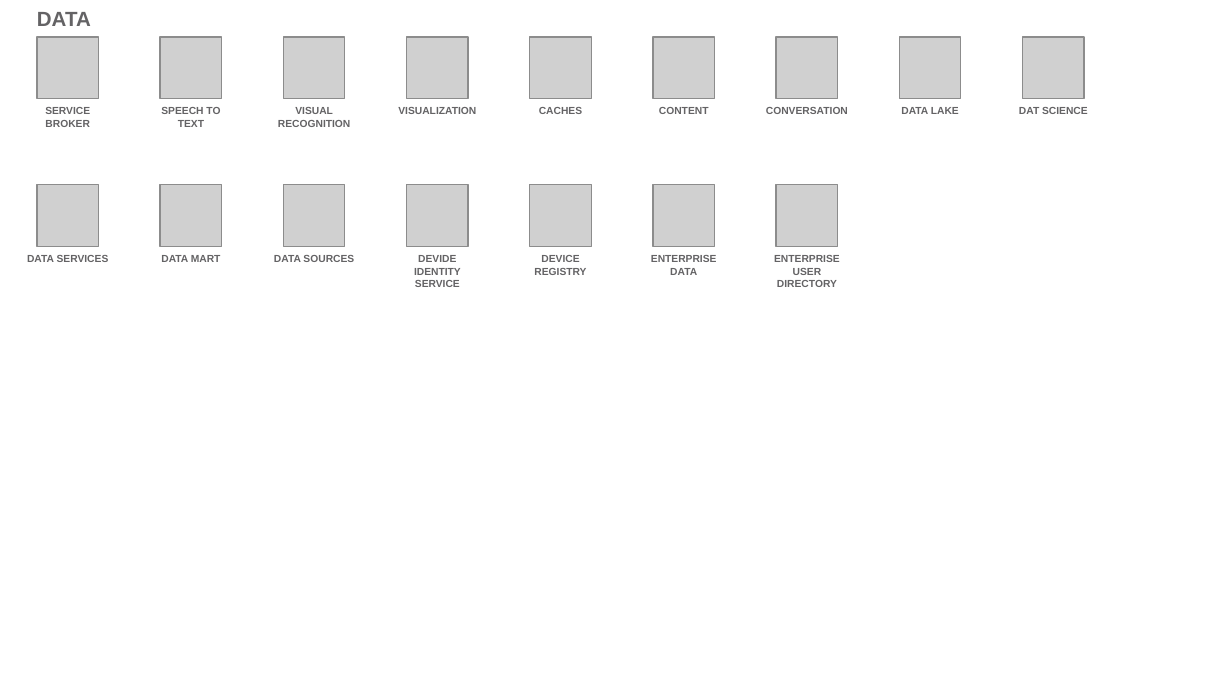
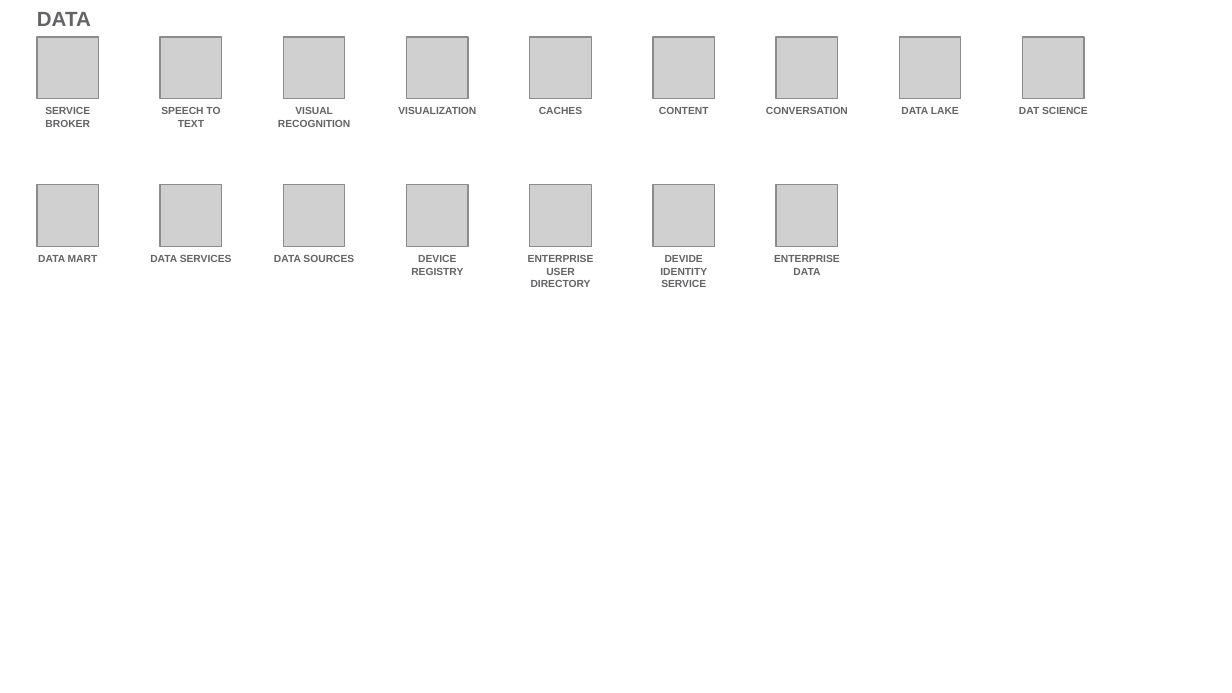
Before and after one commit to l2fprod/myarchitecture, a slide deck: slide 15 of mycatalog-architecture-diagram-template.pptx. Drawn at 1232x693 pixels with LibreOffice and Linux fonts; fonts in the diff are those of the drawing; grey boxes stand for pictures. Boxes give left, top, right and bottom in pixels: in the first picture for what was removed or moved away, otherwise in the second. Text is boxed around its words. In the diff, an @@ line names an element or a change of style, - is before the commit and + after.

```diff
--- a/mycatalog-architecture-diagram-template.pptx
+++ b/mycatalog-architecture-diagram-template.pptx
@@ text at <box>38,255,98,262</box>: text changed @@
-DATA SERVICES
+DATA MART
@@ text at <box>150,255,232,262</box>: text changed @@
-DATA MART
+DATA SERVICES
@@ text "DEVICE REGISTRY": place and size @@
-text "DEVICE REGISTRY" at <box>534,255,586,275</box>
+text "DEVICE REGISTRY" at <box>411,255,463,275</box>
@@ text removed at <box>414,255,461,287</box> @@
-DEVIDE IDENTITY SERVICE
@@ text added at <box>528,255,594,287</box>, 6 pt, text #646365, bold @@
+ENTERPRISE USER DIRECTORY
@@ text at <box>660,255,707,287</box>: text changed @@
-ENTERPRISE DATA
+DEVIDE IDENTITY SERVICE
@@ text at <box>774,255,840,275</box>: text changed @@
-ENTERPRISE USER DIRECTORY
+ENTERPRISE DATA
```
Also in this commit, not shown: 17 other slides changed, 1 slide added, 1 slide removed.
